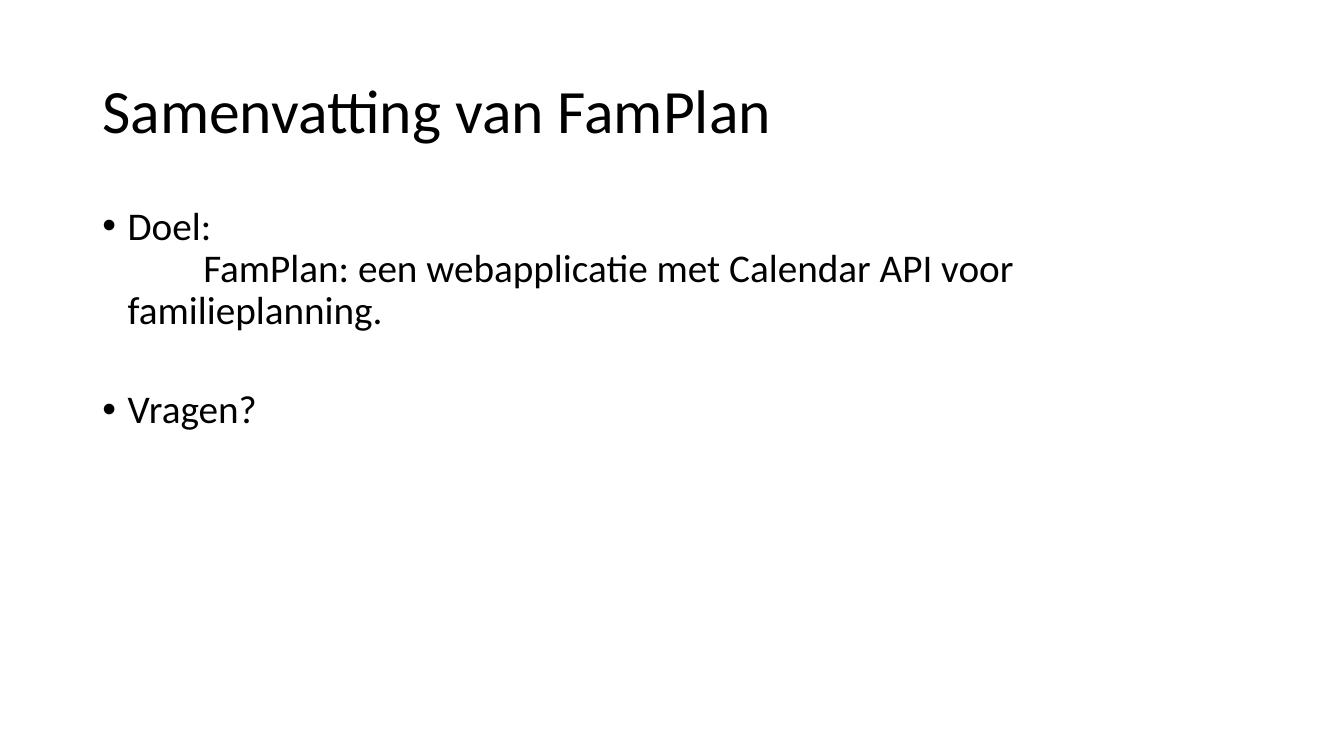
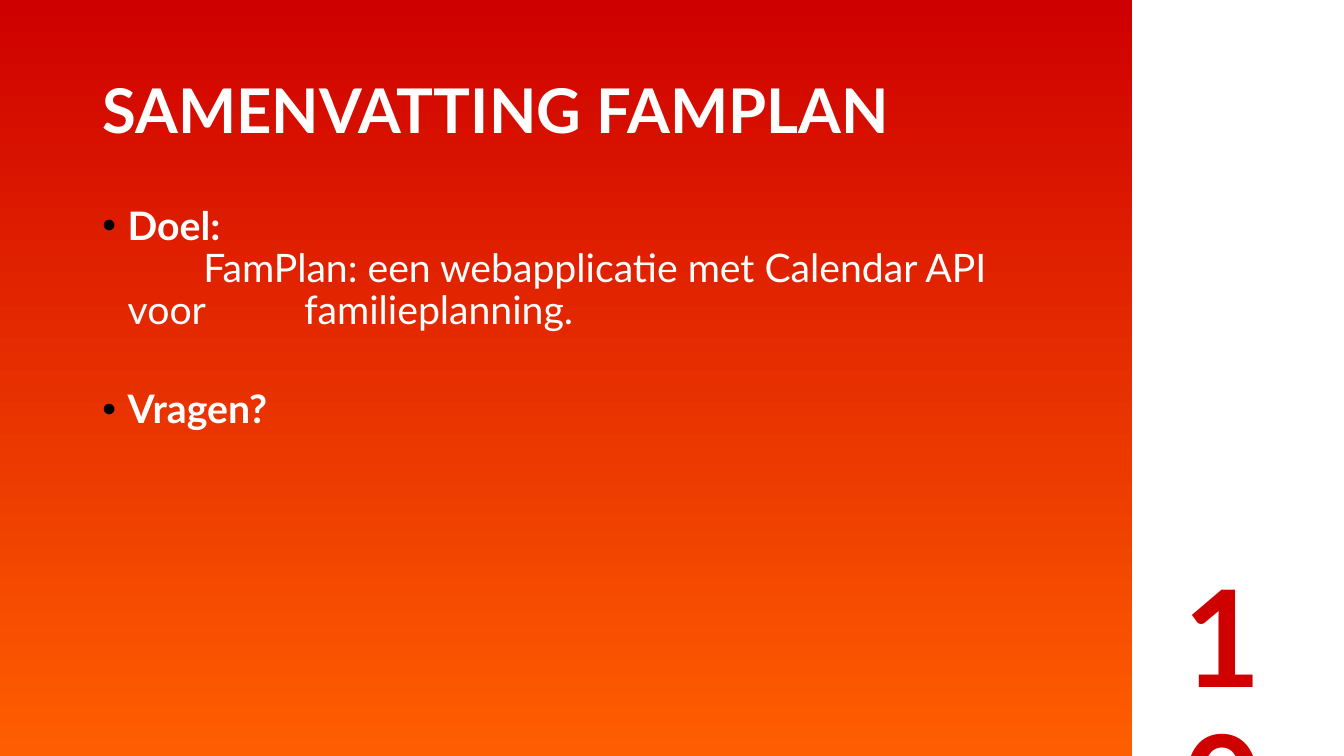
Before and after one commit to christianmesinas/famplan, a slide deck: slide 10 of presentatie/FamPlan pitch.odp. Drawn at 1344x756 pixels with LibreOffice and Linux fonts; fonts in the diff are those of the drawing. Boxes give left, top, right and bottom in pixels: in the first picture for what was removed or moved away, otherwise in the second. Text is boxed around its words. In the diff, an @@ line names an element or a change of style, - is before the commit and + after.

```diff
--- a/presentatie/FamPlan pitch.odp
+++ b/presentatie/FamPlan pitch.odp
@@ freeform shape added at (x1=0, y1=0, x2=1132, y2=756), fill gradient #FF5E00 to #CF0000 @@
@@ title at (x1=102, y1=88, x2=888, y2=134): text changed; font Calibri to Lato; text colour #000000 to #FFFFFF; bold on @@
-Samenvatting van FamPlan
+SAMENVATTING FAMPLAN
@@ text "Doel: FamPlan: een webapplicatie met ..." at (x1=128, y1=211, x2=986, y2=430): font Calibri to Lato, text colour #000000 to #FFFFFF; bold on in "Doel:", "Vragen?" @@
@@ text added at (x1=1174, y1=615, x2=1344, y2=756), 96 pt, text #CF0000, bold @@
+10
```
Also in this commit, not shown: 9 other slides changed.
